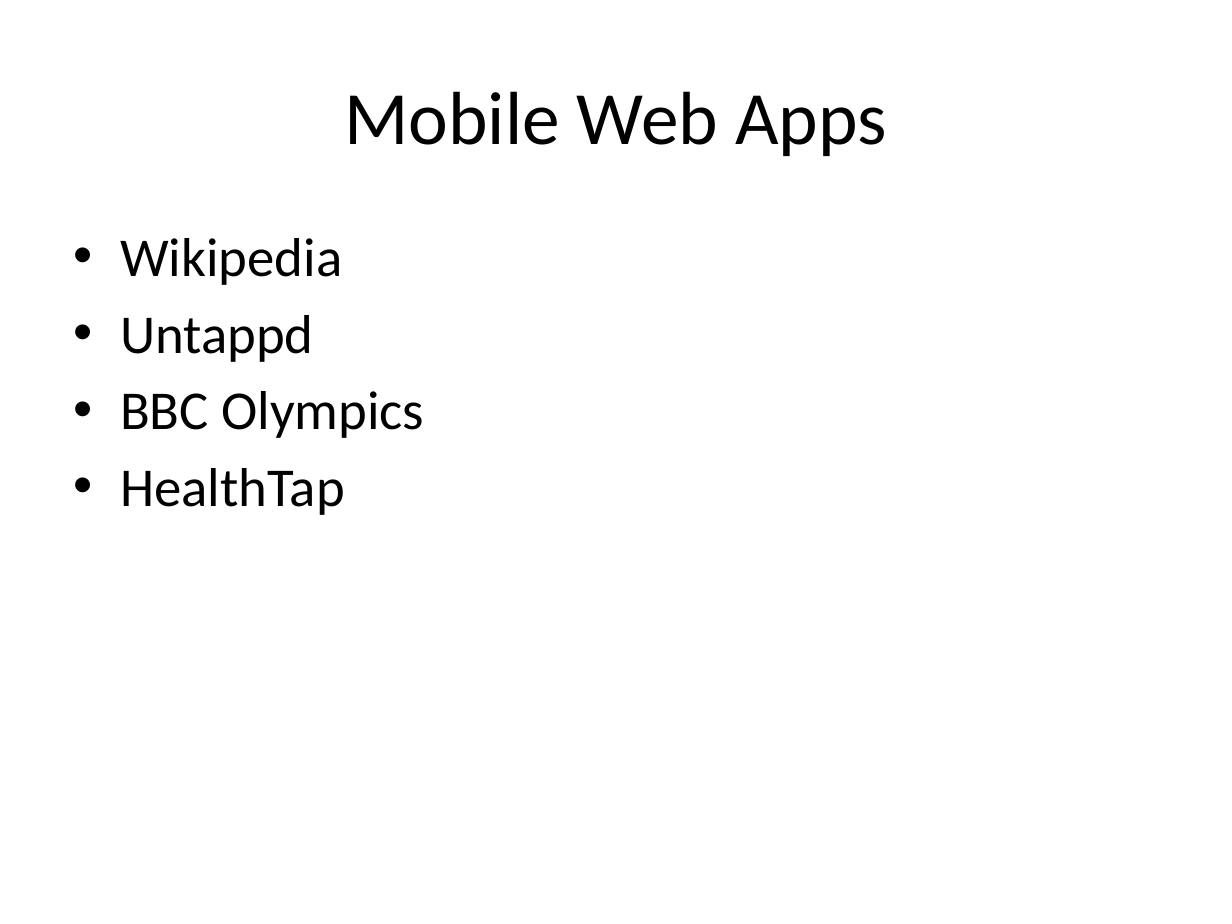
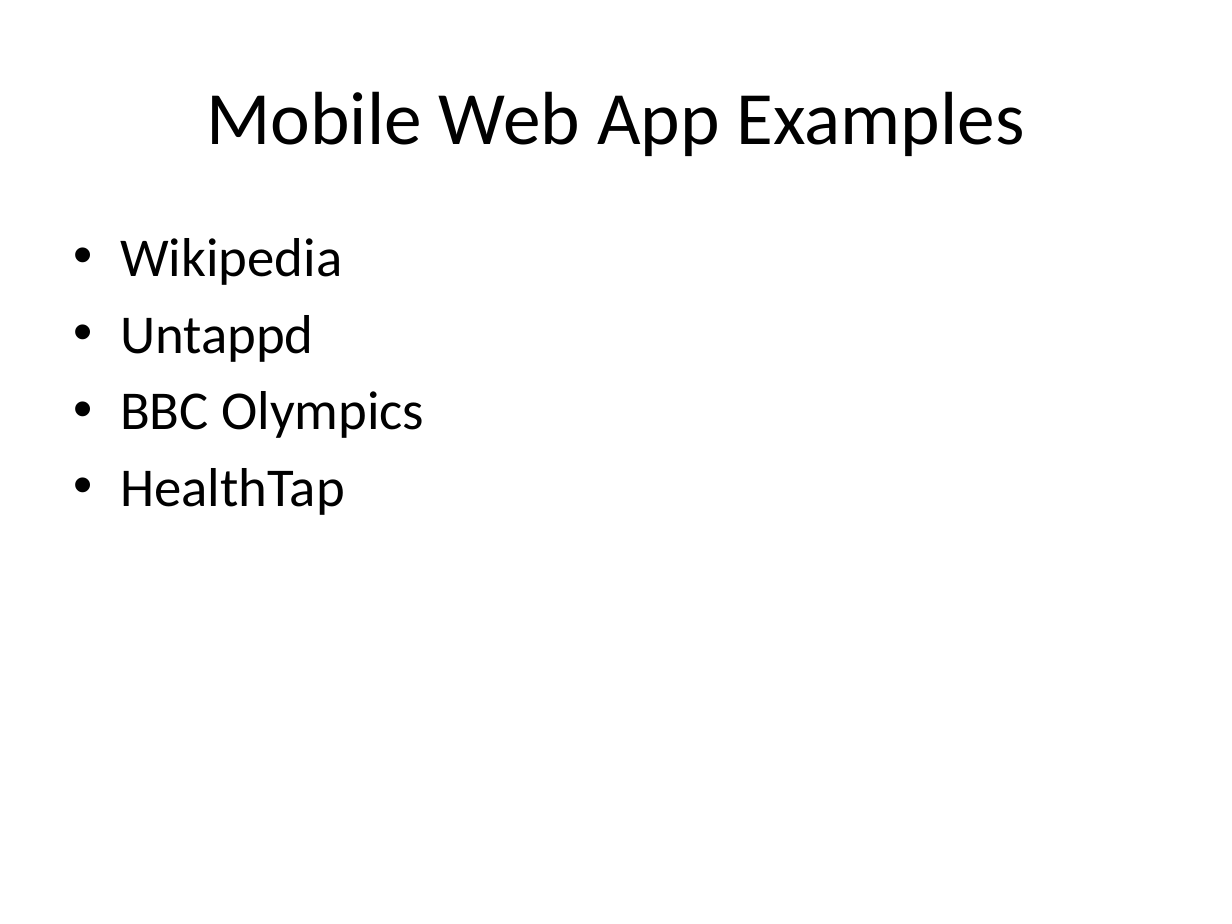
Before and after one commit to dayelostraco/SuperHappyDevDay, a slide deck: slide 43 of SHDD Mobile Presentation.pptx (slide 38 before the commit). Drawn at 1232x924 pixels with LibreOffice and Linux fonts; fonts in the diff are those of the drawing. Boxes give left, top, right and bottom in pixels: in the first picture for what was removed or moved away, otherwise in the second. Text is boxed around its words. In the diff, an @@ line names an element or a change of style, - is before the commit and + after.

Commit message:
updated presentation with cons for Hybrid apps

```diff
--- a/SHDD Mobile Presentation.pptx
+++ b/SHDD Mobile Presentation.pptx
@@ title at (206, 91, 1025, 156): text changed @@
-Mobile Web Apps
+Mobile Web App Examples
```
Also in this commit, not shown: 19 other slides changed, 7 slides added, 1 slide removed.
